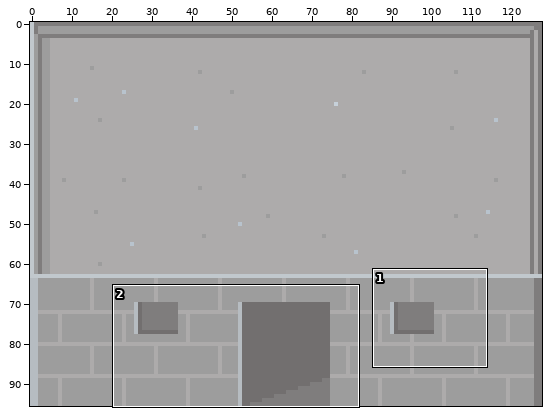
Two versions of one sprite sheet, assets/img/buildings/plain.png. The picture above shows the old version from afar; the outline marks the close-up.
Close-up. First the earlier version:
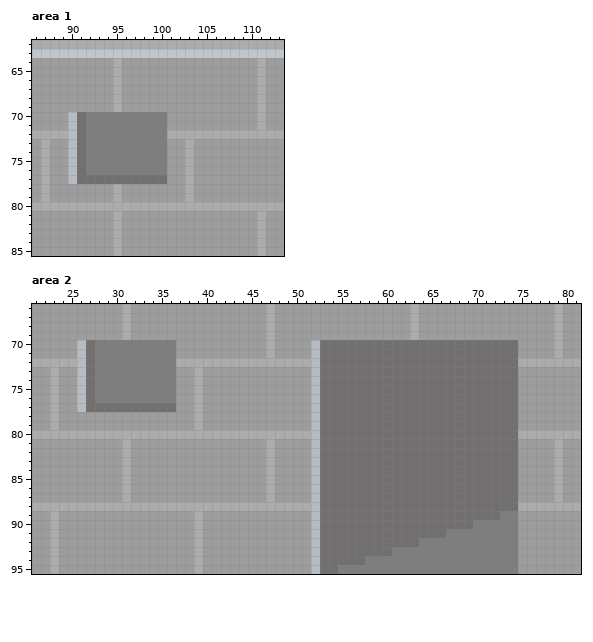
The file is 128x96 pixels. Colours within 5 levels of each other are drawn and written as one. Shown: area 1: x 86..113, y 62..85; area 2: x 21..81, y 66..95.
And afterwards:
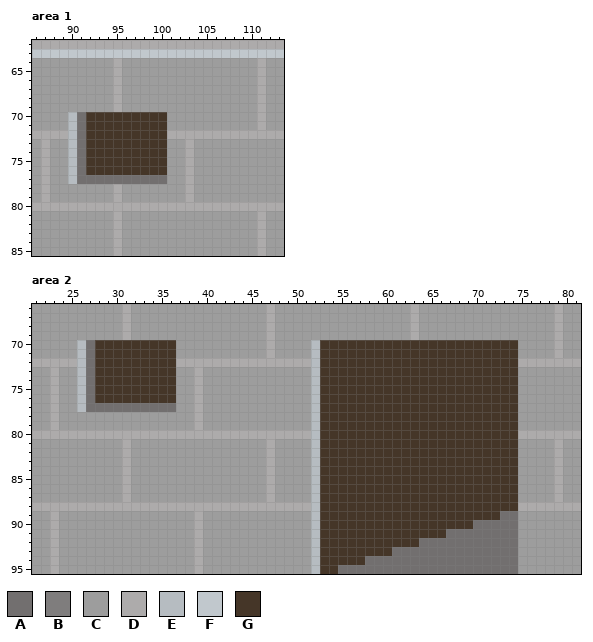
Palette (. is transparent): A #726f6f  B #7f7d7d  C #9d9d9d  D #adabab  E #b6bcc1  F #c1c8cd  G #453628
Difference:
Area 1:
Colour G replaces colour B in rows 70 to 76 at x 92 to 100.
Area 2:
Colour A replaces colour B in row 89 at x 73 to 74; in row 90 at x 70 to 74; in row 91 at x 67 to 74; in row 92 at x 64 to 74; in row 93 at x 61 to 74; in row 94 at x 58 to 74.
Colour A replaces colour B in row 95 at x 55 to 74.
Colour G replaces colour A in rows 70 to 88 at x 53 to 74; in row 89 at x 53 to 72; in row 90 at x 53 to 69; in row 91 at x 53 to 66; in row 92 at x 53 to 63; in row 93 at x 53 to 60.
Colour G replaces colour A in row 94 at x 53 to 57; in row 95 at x 53 to 54.
Colour G replaces colour B in rows 70 to 76 at x 28 to 36.
